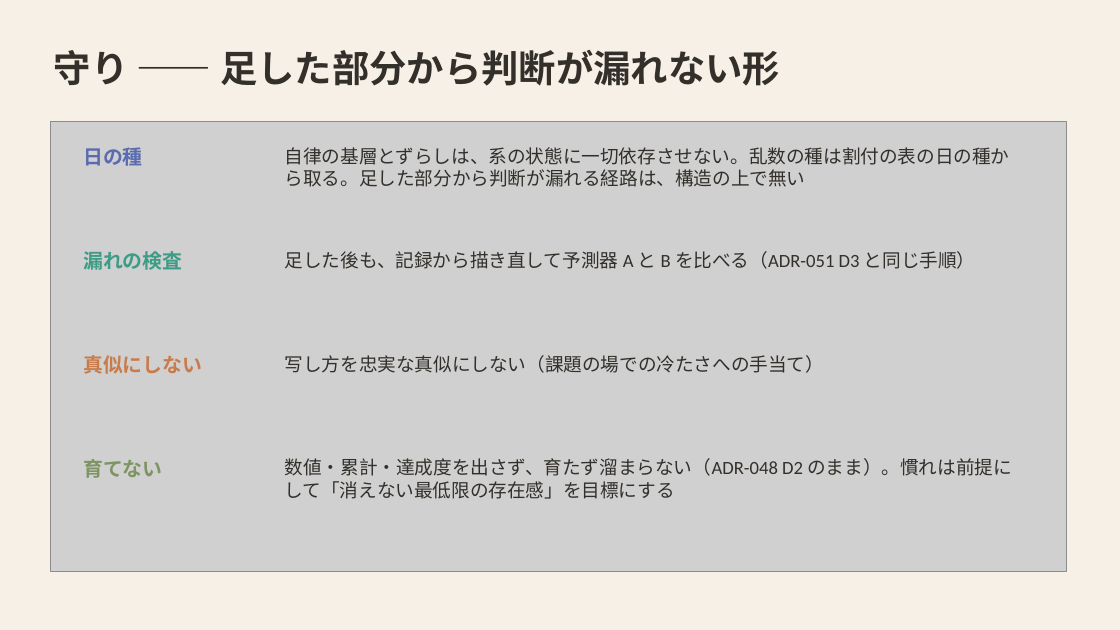
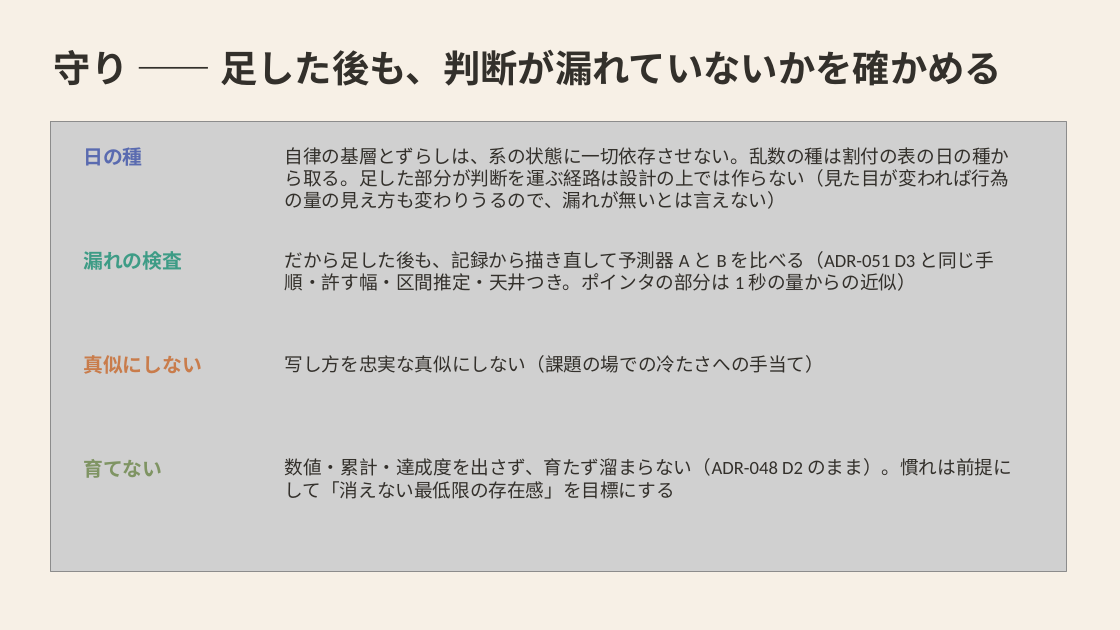
Before and after one commit to mikotomiura/GSE-prototype, a slide deck: slide 18 of docs/slides/project-overview/GSE_handmark_design.pptx. Drawn at 1120x630 pixels with LibreOffice and Linux fonts; fonts in the diff are those of the drawing; grey boxes stand for pictures. Boxes give left, top, right and bottom in pixels: in the first picture for what was removed or moved away, otherwise in the second. Text is boxed around its words. In the diff, an @@ line names an element or a change of style, - is before the commit and + after.

```diff
--- a/docs/slides/project-overview/GSE_handmark_design.pptx
+++ b/docs/slides/project-overview/GSE_handmark_design.pptx
@@ text at (x1=54, y1=50, x2=1002, y2=86): text changed @@
-守り —— 足した部分から判断が漏れない形
+守り —— 足した後も、判断が漏れていないかを確かめる
@@ text at (x1=285, y1=147, x2=1010, y2=209): text changed @@
-自律の基層とずらしは、系の状態に一切依存させない。乱数の種は割付の表の日の種から取る。足した部分から判断が漏れる経路は、構造の上で無い
+自律の基層とずらしは、系の状態に一切依存させない。乱数の種は割付の表の日の種から取る。足した部分が判断を運ぶ経路は設計の上では作らない（見た目が変われば行為の量の見え方も変わりうるので、漏れが無いとは言えない）
@@ text at (x1=285, y1=251, x2=994, y2=291): text changed @@
-足した後も、記録から描き直して予測器 A と B を比べる（ADR-051 D3 と同じ手順）
+だから足した後も、記録から描き直して予測器 A と B を比べる（ADR-051 D3 と同じ手順・許す幅・区間推定・天井つき。ポインタの部分は 1 秒の量からの近似）
```
Also in this commit, not shown: 4 other slides changed, 11 other files.
